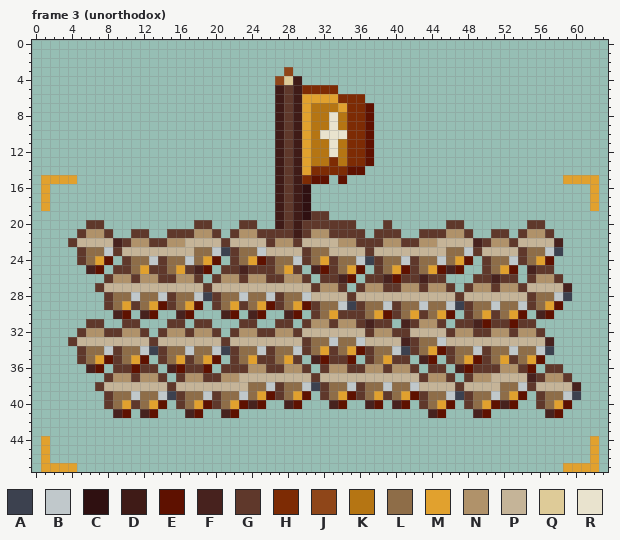
Pixel-art file, stored at art/markers/army_marker.aseprite. The first picture shows the starting point.
64x48 pixels, 3 frames. Colours within 5 levels of each other are drawn and written as one. Shown: frame 3 (unorthodox). The commit also changed other frames, which this record leaves out.
Palette (. is transparent): A #3c414f  B #c0c8cb  C #2f1011  D #3f1b17  E #5e1100  F #47221e  G #5f382b  H #7d2b04  J #8f4619  K #b57513  L #8e6d48  M #e1a12e  N #b0926a  P #c5b498  Q #decb98  R #e9e3ce
Now the later version:
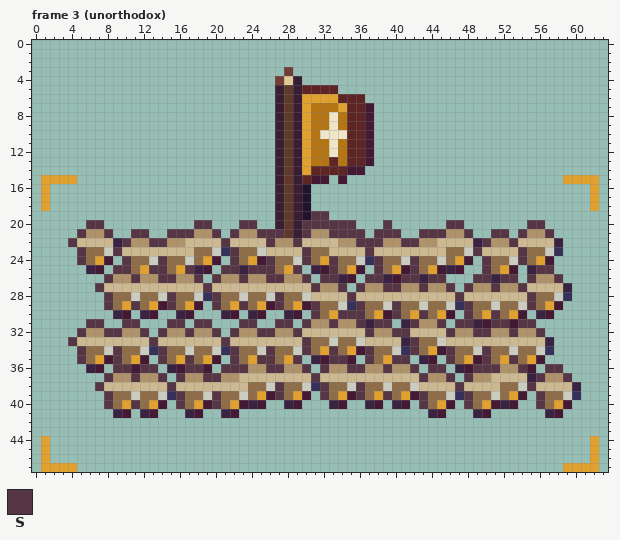
Colours new in this view: S #563545
Diff:
colour A: #3c414f -> #36315b
colour B: #c0c8cb -> #caccbf
colour C: #2f1011 -> #22132c
colour D: #3f1b17 -> #391d32
colour E: #5e1100 -> #441933
colour F: #47221e -> #3a2242
colour H: #7d2b04 -> #5d2625
colour J: #8f4619 -> #723c37
colour P: #c5b498 -> #cdb991
colour R: #e9e3ce -> #efe5c9
Changed rows in their new state; - is a pixel that keeps its letter.
Frame 3 (unorthodox):
first column x 4:
19 ---------------------------SS---------------------------
20 --SS----------SS---SS-----SSSSSS---S------SS-------SS---
21 -S--S--SS--SSS--S-S--SSS--S--SSSS-SSS--SSS--S--SS-S--S--
22 S-----S--SS------S----S--S------SSS--SS-------S--S------
23 -S---S------------S-------S------S-----------S----S-----
24 -S----S---S-------S---S---S--S----S---S-------S---S-----
25 -----SS--SS--S---SS-SSS--S---S----S---S-------S-----SS--
26 ----S--S--SS--S-S--S--SS--S-SS---SS--SS-SS---SS-SS-S--S-
27 ---S-----------S-----------S--S-S--SS--S--S-S--S--S-----
28 ----S------S----S------S-------S-----------S-------S----
29 ----S--S---S----S--S---S---S----S---S-------S------S----
30 ---------------------------S--SSS---S--S----S--S--------
31 --SS--SS---SS-SS---SS--SS-S--S--S-SS--S--S-SS--SS-SS----
32 -S--SS--S-S--S--S-S--SS--S-------S--SS----S--SS--S--S---
33 S--------S-------S--------S-----------S-----------------
34 -S---S----S-------S---S---S--S---S----S---S---S---------
35 -S---S----S--S----S--SS--S---SS--S--SS----S---S--S------
36 -----SS-SS---SS--SSS--SS--S-S--SS--S--S-SS---SSS--S--SS-
37 ----S--S--S-S--SS----------S-----------S--S-S-------S--S
38 ---S-------S-----------S----S---S----------S-------S----
39 ----S-------S---S------S----S---S--S---S----S-------S---
40 ----S--S----S---S----------------------S----S-------S---
Changed places in both pictures, as pixel boxes (x1, y1, x2, y2):
changed: (68, 67, 581, 418)
